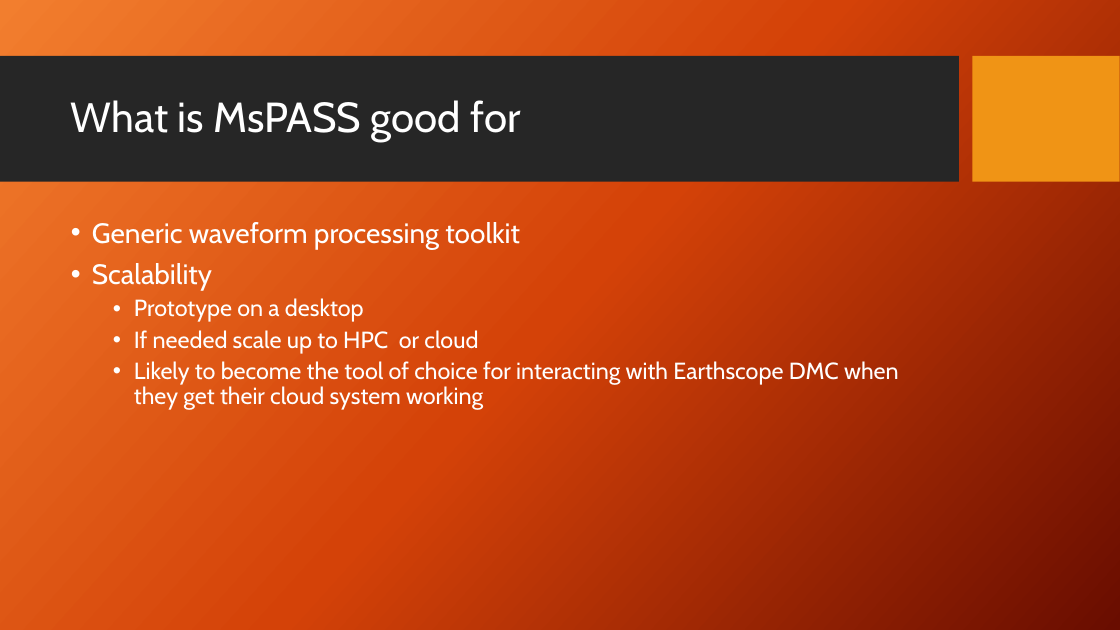
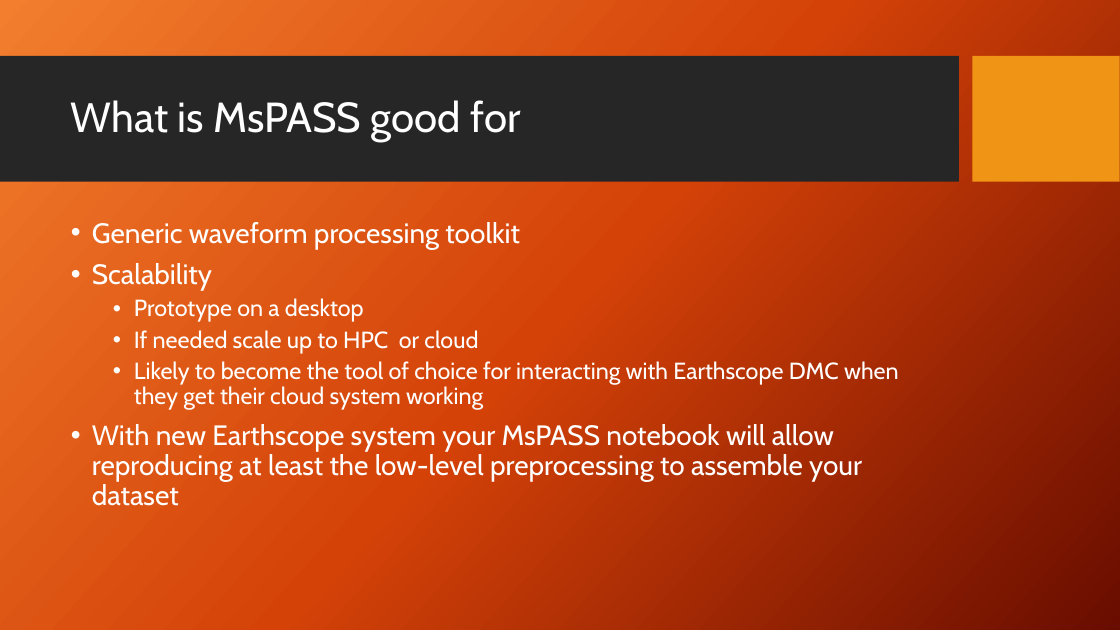
Before and after one commit to mspass-team/mspass_tutorial, a slide deck: slide 7 of SCOPED_2024/MsPASS_Overview.pptx (slide 5 before the commit). Drawn at 1120x630 pixels with LibreOffice and Linux fonts; fonts in the diff are those of the drawing; background and template pictures are left out. Boxes give left, top, right and bottom in pixels: in the first picture for what was removed or moved away, otherwise in the second. Text is boxed around its words. In the diff, an @@ line names an element or a change of style, - is before the commit and + after.

```diff
--- a/SCOPED_2024/MsPASS_Overview.pptx
+++ b/SCOPED_2024/MsPASS_Overview.pptx
@@ text at (x1=92, y1=424, x2=862, y2=506): paragraph added @@
+• With new Earthscope system your MsPASS notebook will allow reproducing at least the low-level preprocessing to assemble your dataset
```
Also in this commit, not shown: 7 other slides changed, 1 slide removed, 2 other files.
